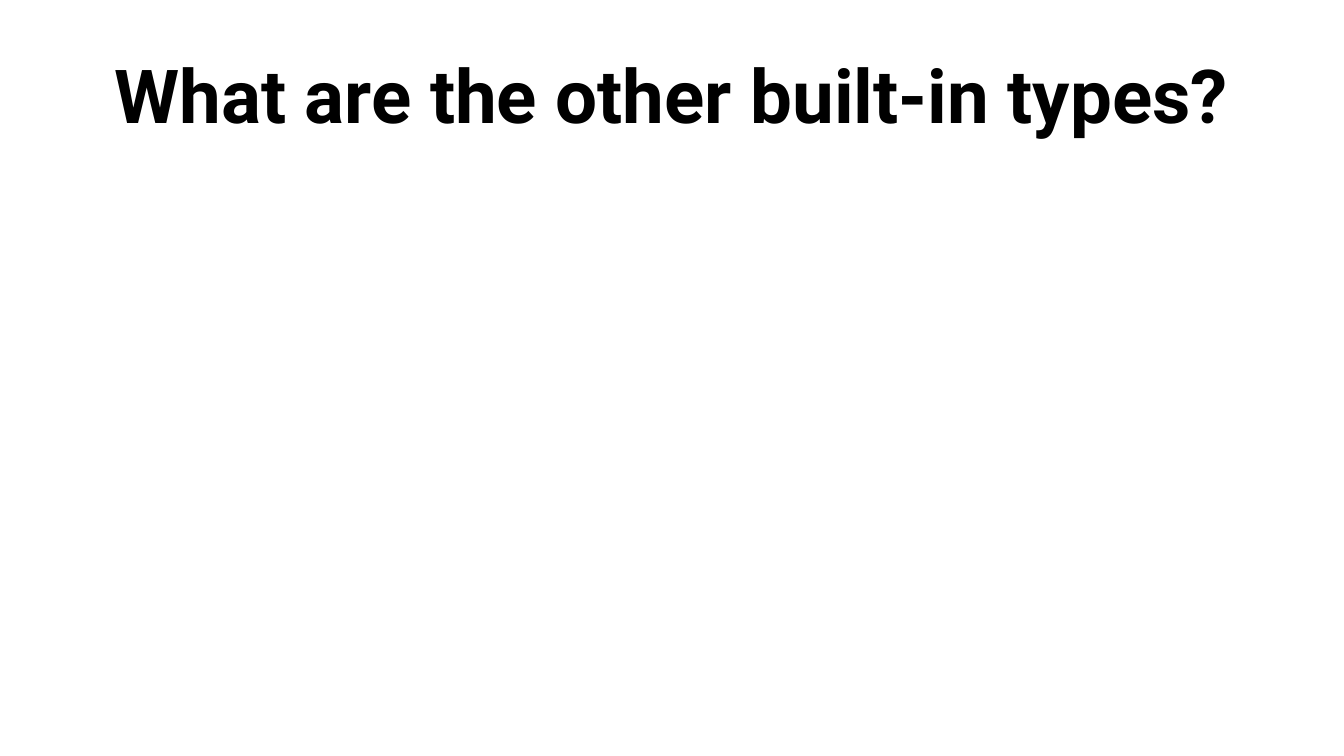
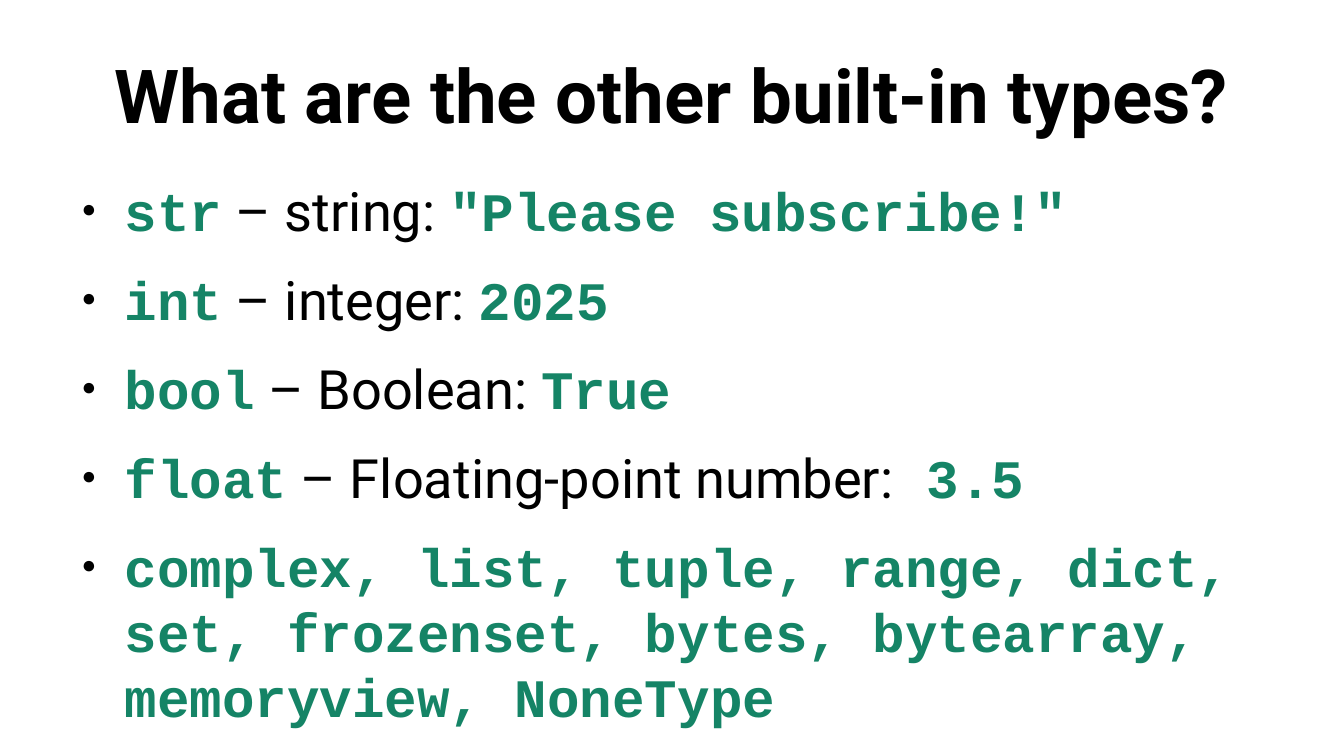
Before and after one commit to SlithyMatt/python-tutorial, a slide deck: slide 17 of lesson2/python101_lesson2_slides.odp (slide 11 before the commit). Drawn at 1344x756 pixels with LibreOffice and Linux fonts; fonts in the diff are those of the drawing. Boxes give left, top, right and bottom in pixels: in the first picture for what was removed or moved away, otherwise in the second. Text is boxed around its words. In the diff, an @@ line names an element or a change of style, - is before the commit and + after.

```diff
--- a/lesson2/python101_lesson2_slides.odp
+++ b/lesson2/python101_lesson2_slides.odp
@@ text added at box(125, 192, 1231, 729), 32 pt, text #158466, bold @@
+● str – string: "Please subscribe!"
+● int – integer: 2025
+● bool – Boolean: True
+● float – Floating-point number: 3.5
+● complex, list, tuple, range, dict, set, frozenset, bytes, bytearray, memoryview, NoneType
```
Also in this commit, not shown: 5 other slides changed, 7 slides added, 1 slide removed, 2 other files.
